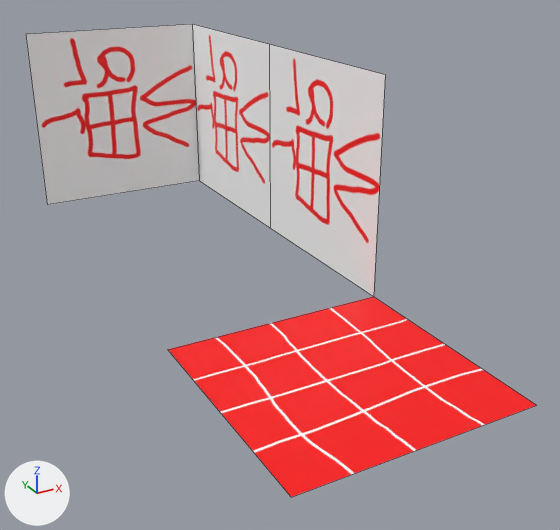
Renders of the Blender file Assets/3DObjects/Blend Files/TileMap.blend from each side of a commit.
Camera for both pictures: a 50 mm camera at (-2.83, -7.19, 3.12) aimed at (0.3, -1.5, 0.27). The lights are fixed; the arrows at lower left show +X, +Y and +Z. Mesh edges are drawn as thin lines. Objects named as collision shapes, trigger or cutter boxes, shadow casters or lower levels of detail are left out.

The scene before the commit, as lines of its bpy script (objects in view):
```python
me_plane = bpy.data.meshes.new('Plane')
me_plane.from_pydata(...)  # 4 vertices, 1 face; spans x -1.0..1.0, y -1.0..1.0, z 0.0
me_plane.materials.append(mat_floor)  # picture img_floor
me_plane_001 = bpy.data.meshes.new('Plane.001')
me_plane_001.from_pydata(...)  # 4 vertices, 1 face; spans x 1.0, y -1.0..1.0, z 0.0..2.0
me_plane_001.materials.append(mat_wall)  # picture img_wall
me_plane_002 = bpy.data.meshes.new('Plane.002')
me_plane_002.from_pydata(...)  # 6 vertices, 2 faces; spans x -1.0..1.0, y -1.0..1.0, z 0.0..2.0
me_plane_002.materials.append(mat_wall)  # picture img_wall
ob_floor = bpy.data.objects.new('Floor', me_plane)
ob_floor.location = (0.0, -3.0, 0.0)
ob_wall = bpy.data.objects.new('Wall', me_plane_001)
ob_wall.location = (0.0, -1.0, 0.0)
ob_wallcorner = bpy.data.objects.new('WallCorner', me_plane_002)
ob_wallcorner.location = (0.0, 1.0, 0.0)
```
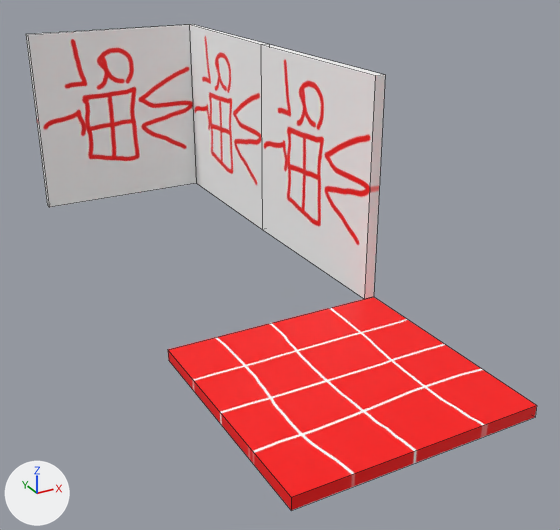
The change in detail:
Object 'Floor' (ob_floor) gains a SOLIDIFY modifier named 'Solidify'.
Modifier setting: thickness = 0.1.
Object 'Wall' (ob_wall) gains a SOLIDIFY modifier named 'Solidify'.
Modifier setting: thickness = 0.1.
Object 'WallCorner' (ob_wallcorner) gains a SOLIDIFY modifier named 'Solidify'.
Modifier setting: thickness = 0.1.

Where the change shows, as pixel boxes (x1, y1, x2, y2) in the pictures (560 x 530 px):
'Floor', modifiers changed (6% taller)
    before: (168, 297, 536, 497)
    after: (168, 297, 537, 510)
'WallCorner', modifiers changed
    before: (26, 24, 270, 228)
    after: (26, 24, 268, 229)
'Wall', modifiers changed (7% wider)
    before: (269, 44, 385, 297)
    after: (261, 44, 385, 299)
